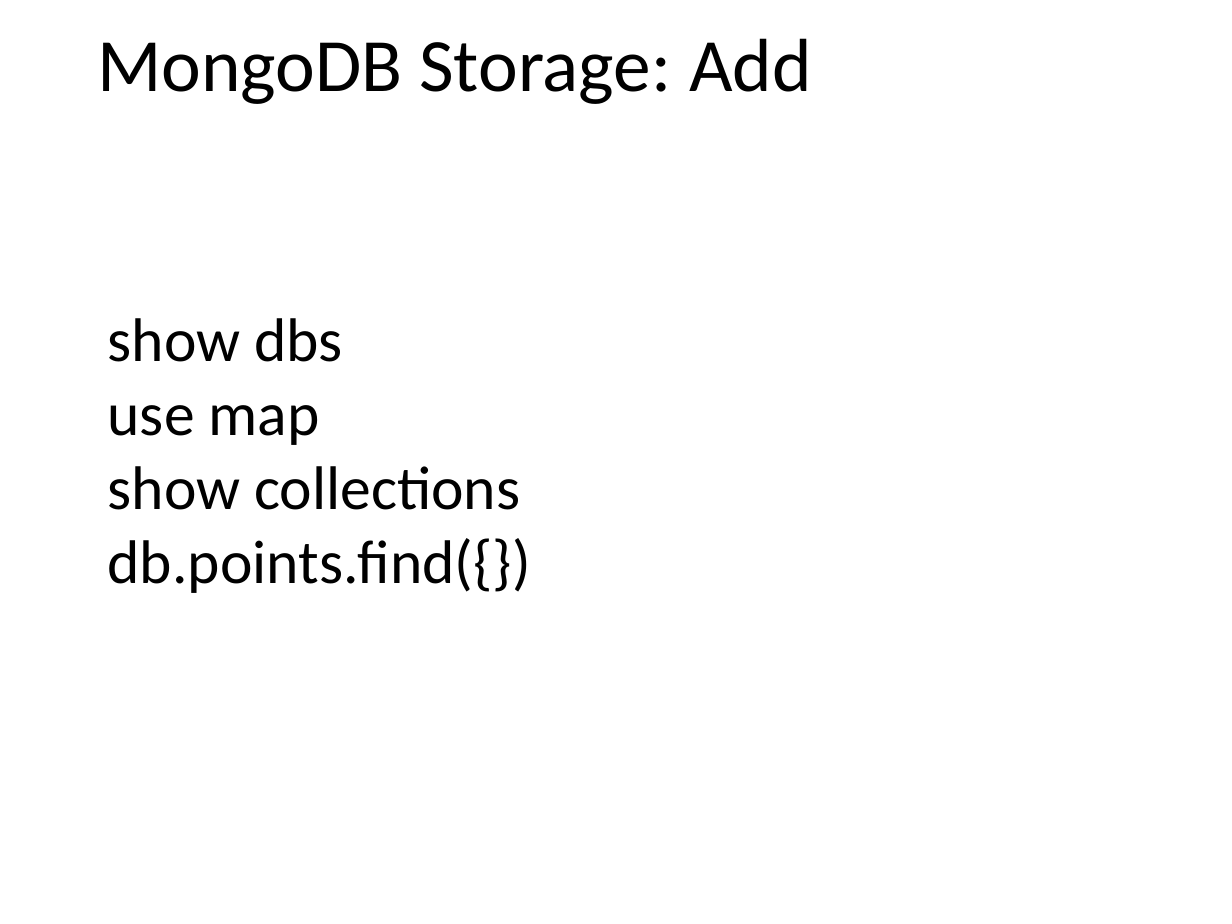
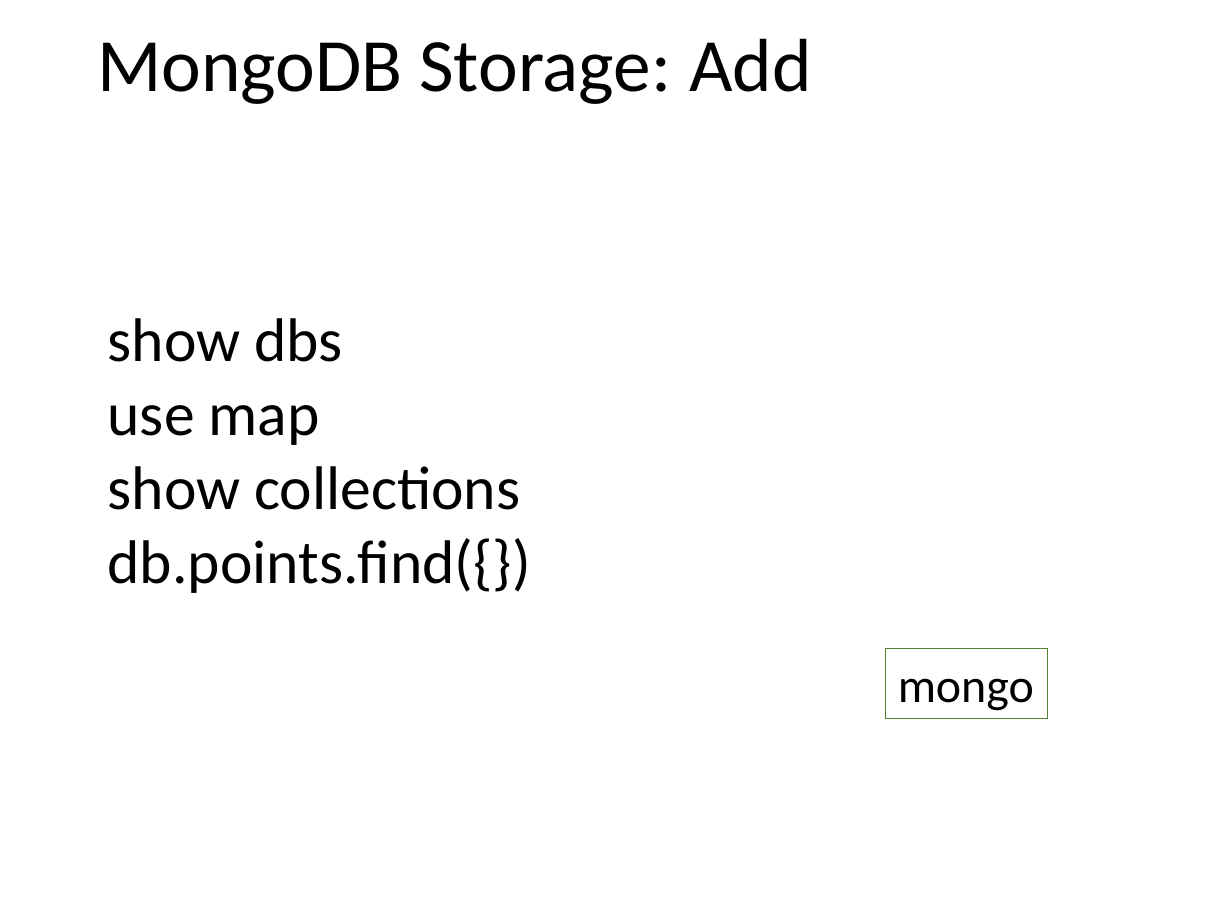
Before and after one commit to vitali-kviatkouski/vstu, a slide deck: slide 14 of node_js.pptx (slide 13 before the commit). Drawn at 1232x924 pixels with LibreOffice and Linux fonts; fonts in the diff are those of the drawing. Boxes give left, top, right and bottom in pixels: in the first picture for what was removed or moved away, otherwise in the second. Text is boxed around its words. In the diff, an @@ line names an element or a change of style, - is before the commit and + after.

```diff
--- a/node_js.pptx
+++ b/node_js.pptx
@@ rectangle added at (886,648,1048,718), outline #538035 0.75 pt, 28 pt, text #000000 @@
+mongo
```
Also in this commit, not shown: 5 other slides changed, 1 slide added.
